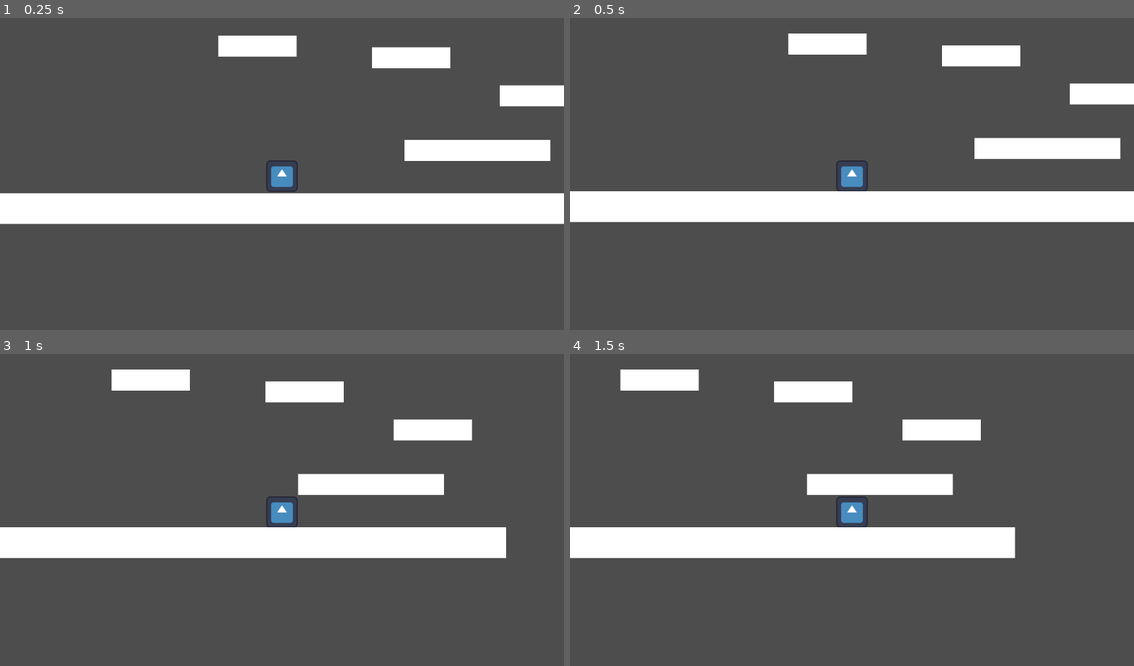
Above: before the commit, frames 1-4 (two rows, left to right).
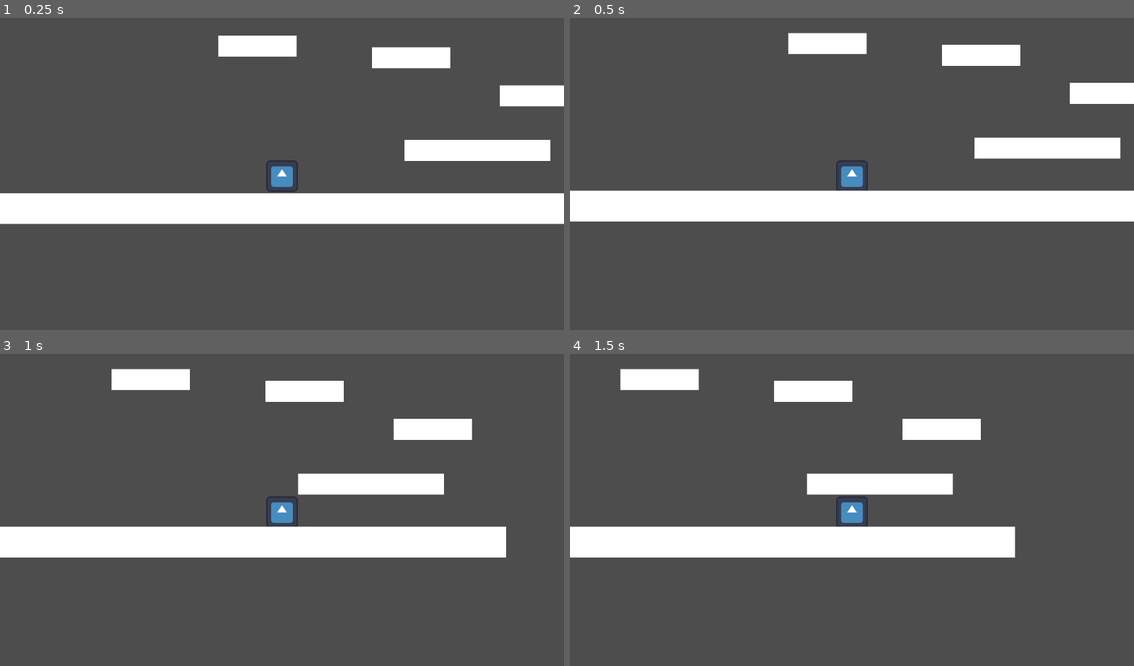
Above: after the commit, the same moments.

Repository: sfaruque10/Godot-2D-Game
Game: Godot game, scene res://baseGameLevel.tscn
Two runs of this game, one before a commit and one after it. Both use one fixed random seed, a clock stepped at 60 frames per second and the inputs below. This scene is started directly instead of the project's main scene. The engine's default icon, where the game draws it, is replaced by a stand-in: a white triangle on a blue panel in a dark square.
Inputs:
- Up to frame 1 (0.25 s): no input
- Up to frame 2 (0.5 s): no input
- Up to frame 3 (1 s): hold Right (ui_right) from 0.53 s (still down); tap Space (dash) at 0.6 s; tap Up (jump) at 0.77, 0.8 s
- Up to frame 4 (1.5 s): keep holding Right (ui_right); tap Up (jump) at 1.07, 1.35 s

Frame 1 is identical in both runs. In frame 2, 0.8% of the frame differs, in the area x 0-100%, y 4-66%; in frame 3, 0.8%; in frame 4, 0.7%.

Commit message:
Flipped Gravity Implemented
Created block and code that flips gravity of the player.

Diff:
--- a/2d-game/baseGameLevel.tscn
+++ b/2d-game/baseGameLevel.tscn
@@ -1,9 +1,20 @@
-[gd_scene load_steps=8 format=3 uid="uid://cfarnkutqalha"]
+[gd_scene load_steps=12 format=3 uid="uid://dlncbqssqv1kr"]
 
 [ext_resource type="PackedScene" uid="uid://dtqiwfgfbnvf0" path="res://player.tscn" id="1_atsvf"]
+[ext_resource type="Script" uid="uid://b5u0bvy1s77yt" path="res://ending_platform.gd" id="2_f53ul"]
+
+[sub_resource type="SegmentShape2D" id="SegmentShape2D_q5v5t"]
+a = Vector2(1319, 3)
+b = Vector2(-1372, 4)
 
 [sub_resource type="RectangleShape2D" id="RectangleShape2D_f53ul"]
-size = Vector2(2696, 127.75)
+size = Vector2(2694, 126)
+
+[sub_resource type="RectangleShape2D" id="RectangleShape2D_3kg2f"]
+size = Vector2(601, 126)
+
+[sub_resource type="RectangleShape2D" id="RectangleShape2D_opwys"]
+size = Vector2(585, 103)
 
 [sub_resource type="RectangleShape2D" id="RectangleShape2D_atsvf"]
 size = Vector2(532, 88)
@@ -24,8 +35,9 @@
 
 [node name="Player" parent="." instance=ExtResource("1_atsvf")]
 
-[node name="Starting Platform" type="StaticBody2D" parent="."]
+[node name="Starting Platform" type="Area2D" parent="."]
 position = Vector2(29, 132)
+script = ExtResource("2_f53ul")
 
 [node name="ColorRect" type="ColorRect" parent="Starting Platform"]
 offset_left = -1371.0
@@ -33,9 +45,33 @@
 offset_right = 1323.0
 offset_bottom = 124.0
 
-[node name="CollisionShape2D" type="CollisionShape2D" parent="Starting Platform"]
-position = Vector2(-25, 60.125)
+[node name="StaticBody2D" type="StaticBody2D" parent="Starting Platform"]
+
+[node name="CollisionShape2D" type="CollisionShape2D" parent="Starting Platform/StaticBody2D"]
+shape = SubResource("SegmentShape2D_q5v5t")
+
+[node name="Starting_Collision" type="CollisionShape2D" parent="Starting Platform"]
+position = Vector2(-24, 61)
 shape = SubResource("RectangleShape2D_f53ul")
+
+[node name="Ending Platform" type="Area2D" parent="." groups=["Negative_Gravity"]]
+position = Vector2(0, -3000)
+script = ExtResource("2_f53ul")
+
+[node name="ColorRect" type="ColorRect" parent="Ending Platform"]
+offset_left = -393.0
+offset_right = 211.0
+offset_bottom = 126.0
+
+[node name="CollisionShape2D" type="CollisionShape2D" parent="Ending Platform"]
+position = Vector2(-92.5, 63)
+shape = SubResource("RectangleShape2D_3kg2f")
+
+[node name="StaticBody2D" type="StaticBody2D" parent="Ending Platform"]
+
+[node name="CollisionShape2D" type="CollisionShape2D" parent="Ending Platform/StaticBody2D"]
+position = Vector2(-91.5, 65.5)
+shape = SubResource("RectangleShape2D_opwys")
 
 [node name="Platform 1" type="StaticBody2D" parent="."]
 position = Vector2(1057, -42)
@@ -192,3 +228,32 @@
 offset_top = -46.0
 offset_right = -224.0
 offset_bottom = 40.0
+
+[node name="Platform 13" type="StaticBody2D" parent="."]
+position = Vector2(-237, -3212)
+
+[node name="CollisionShape2D" type="CollisionShape2D" parent="Platform 13"]
+position = Vector2(-287.5, -2.5)
+shape = SubResource("RectangleShape2D_x6wv0")
+
+[node name="ColorRect" type="ColorRect" parent="Platform 13"]
+offset_left = -348.0
+offset_top = -46.0
+offset_right = -224.0
+offset_bottom = 40.0
+
+[node name="Platform 14" type="StaticBody2D" parent="."]
+position = Vector2(219, -3596)
+
+[node name="CollisionShape2D" type="CollisionShape2D" parent="Platform 14"]
+position = Vector2(-287.5, -2.5)
+shape = SubResource("RectangleShape2D_x6wv0")
+
+[node name="ColorRect" type="ColorRect" parent="Platform 14"]
+offset_left = -348.0
+offset_top = -46.0
+offset_right = -224.0
+offset_bottom = 40.0
+
+[connection signal="body_entered" from="Starting Platform" to="Starting Platform" method="_on_body_entered"]
+[connection signal="body_entered" from="Ending Platform" to="Ending Platform" method="_on_body_entered"]
--- /dev/null
+++ b/2d-game/ending_platform.gd
@@ -0,0 +1,31 @@
+extends Area2D
+
+
+#func _on_body_entered(body: Node2D) -> void:
+	#print(get_groups())
+	#print(body.name)
+	#if is_in_group("Negative_Gravity"):
+		#print("working")
+	#else:
+		#print("not")
+	#if body.name == "Player":
+	##if body.name == "Player":
+		#Global.gravity_direction *= -1
+		#print("gravity change")
+
+
+func _on_body_entered(body: Node2D) -> void:
+	print(get_groups())
+	print(body.name)
+	#print(Global.gravity_direction)
+	if is_in_group("Negative_Gravity"):
+		print("working")
+	else:
+		print("not")
+	if body.name == "Player" and is_in_group("Negative_Gravity"):
+	#if body.name == "Player":
+		Global.gravity_direction = -1
+		print("gravity change")
+	elif body.name == "Player" and not is_in_group("Negative_Gravity"):
+		Global.gravity_direction = 1
+		print("gravity change")
--- /dev/null
+++ b/2d-game/global.gd
@@ -0,0 +1,3 @@
+extends Node
+
+var gravity_direction = 1 # normal gravity or flipped gravity
--- /dev/null
+++ b/2d-game/platform_12.gd
@@ -0,0 +1,14 @@
+extends Area2D
+
+
+#func _on_body_entered(body: Node2D) -> void:
+	#print(get_groups())
+	#print(body.name)
+	#if is_in_group("Negative_Gravity"):
+		#print("working")
+	#else:
+		#print("not")
+	#if body.name == "Player":
+	##if body.name == "Player":
+		#Global.gravity_direction *= -1
+		#print("gravity change")
--- a/2d-game/player.gd
+++ b/2d-game/player.gd
@@ -4,40 +4,57 @@
 @export var dash_speed = 1200
 @export var gravity = 30
 @export var jump_force = 1000
+@export var dash_jump = 1000
 
 var jumps = 0
 var max_jumps = 2
 var is_dashing = false
 var dash_direction = 0
+#var gravity_direction = 1 # normal gravity or flipped gravity
 
 func _physics_process(_delta: float) -> void:
 	if is_dashing:
-		velocity.x = dash_speed * dash_direction
+		velocity.x = dash_speed * dash_direction * Global.gravity_direction
 	else:
-		if !is_on_floor(): # make player fall to ground
-			velocity.y += gravity
-			if velocity.y > 1000:
-				velocity.y = 1000
+		if (!is_on_floor() and Global.gravity_direction == 1) or (!is_on_ceiling() and Global.gravity_direction == -1): # make player fall to ground
+			velocity.y += gravity * Global.gravity_direction
+			if abs(velocity.y) > 1000:
+				velocity.y = 1000 * Global.gravity_direction
 		else:
 			jumps = 0 # reset number of jumps
 
 		if Input.is_action_just_pressed("jump") and jumps < max_jumps:
-			velocity.y = -jump_force
+			velocity.y = -jump_force * Global.gravity_direction
 			jumps += 1 # increment number of jumps
 
 		var direction = Input.get_axis("ui_left", "ui_right")
-		velocity.x = speed * direction
+		velocity.x = speed * direction * Global.gravity_direction
 
-		# press space while holding arrow key
+		# press shift while holding arrow key
 		if Input.is_action_just_pressed("dash"): # dash
 			var dir = Input.get_axis("ui_left", "ui_right")
 			if dir != 0: # if not standing in place
 				dash_direction = dir
 				is_dashing = true
 				$Timer.start()
+			elif dir == 0 and jumps < max_jumps: # dash jump
+				velocity.y = -dash_jump * Global.gravity_direction
+				jumps += 1
 
 	move_and_slide()
 
-
 func _on_timer_timeout() -> void:
 	is_dashing = false
+
+
+#func _on_ending_platform_body_entered(body: Node2D) -> void:
+	#print(get_groups())
+	#print(body.name)
+	#if is_in_group("Negative_Gravity"):
+		#print("working")
+	#else:
+		#print("not")
+	#if body.name == "Player":
+	##if body.name == "Player":
+		#Global.gravity_direction *= -1
+		#print("gravity change")
--- a/2d-game/player.tscn
+++ b/2d-game/player.tscn
@@ -4,7 +4,7 @@
 [ext_resource type="Texture2D" uid="uid://bpvi3lfu530w" path="res://icon.svg" id="2_i3pqv"]
 
 [sub_resource type="RectangleShape2D" id="RectangleShape2D_hqtel"]
-size = Vector2(130, 120)
+size = Vector2(130, 130)
 
 [node name="Player" type="CharacterBody2D"]
 script = ExtResource("1_onrkg")
--- a/2d-game/project.godot
+++ b/2d-game/project.godot
@@ -15,6 +15,14 @@
 config/features=PackedStringArray("4.5", "GL Compatibility")
 config/icon="res://icon.svg"
 
+[autoload]
+
+Global="*res://global.gd"
+
+[display]
+
+window/size/mode=2
+
 [input]
 
 jump={
@@ -25,6 +33,7 @@
 dash={
 "deadzone": 0.2,
 "events": [Object(InputEventKey,"resource_local_to_scene":false,"resource_name":"","device":0,"window_id":0,"alt_presse …(189 unchanged characters)…
+, Object(InputEventKey,"resource_local_to_scene":false,"resource_name":"","device":-1,"window_id":0,"alt_pressed":false,"shift_pressed":false,"ctrl_pressed":false,"meta_pressed":false,"pressed":false,"keycode":0,"physical_keycode":4194325,"key_label":0,"unicode":0,"location":0,"echo":false,"script":null)
 ]
 }
 
Not shown, added: 2d-game/ending_platform.gd.uid
Not shown, added: 2d-game/global.gd.uid
Not shown, added: 2d-game/platform_12.gd.uid
